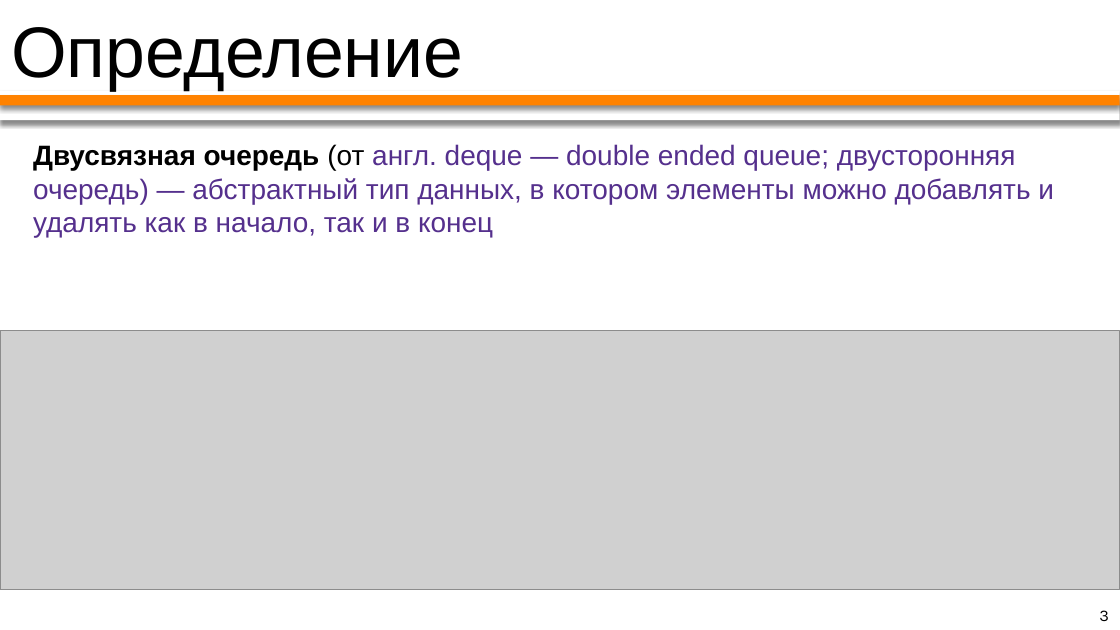
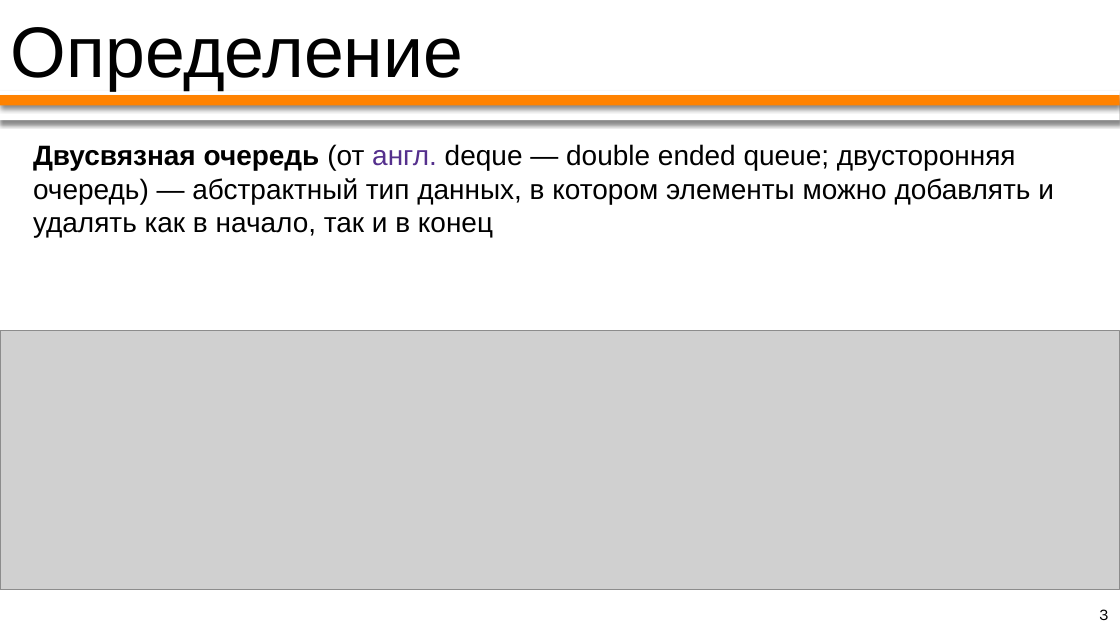
Before and after one commit to PatriotRossii/ducktalks_0, a slide deck: slide 3 of deque/appendix/deque. Устройство и реализация.pptx. Drawn at 1120x630 pixels with LibreOffice and Linux fonts; fonts in the diff are those of the drawing; grey boxes stand for pictures. Boxes give left, top, right and bottom in pixels: in the first picture for what was removed or moved away, otherwise in the second. Text is boxed around its words. In the diff, an @@ line names an element or a change of style, - is before the commit and + after.

```diff
--- a/deque/appendix/deque. Устройство и реализация.pptx
+++ b/deque/appendix/deque. Устройство и реализация.pptx
@@ text "Двусвязная очередь (от англ. deque ..." at <box>33,144,1054,238</box>: text colour #55308D to #000000 in "deque — double ended queue; двусторонняя очередь) ..." @@
```
Also in this commit, not shown: 3 other slides changed.
